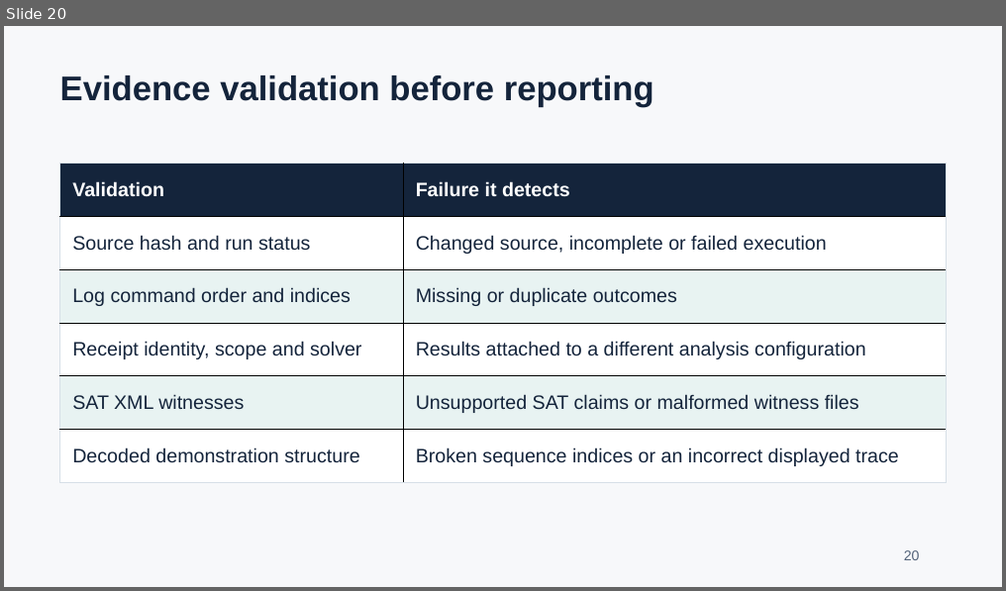
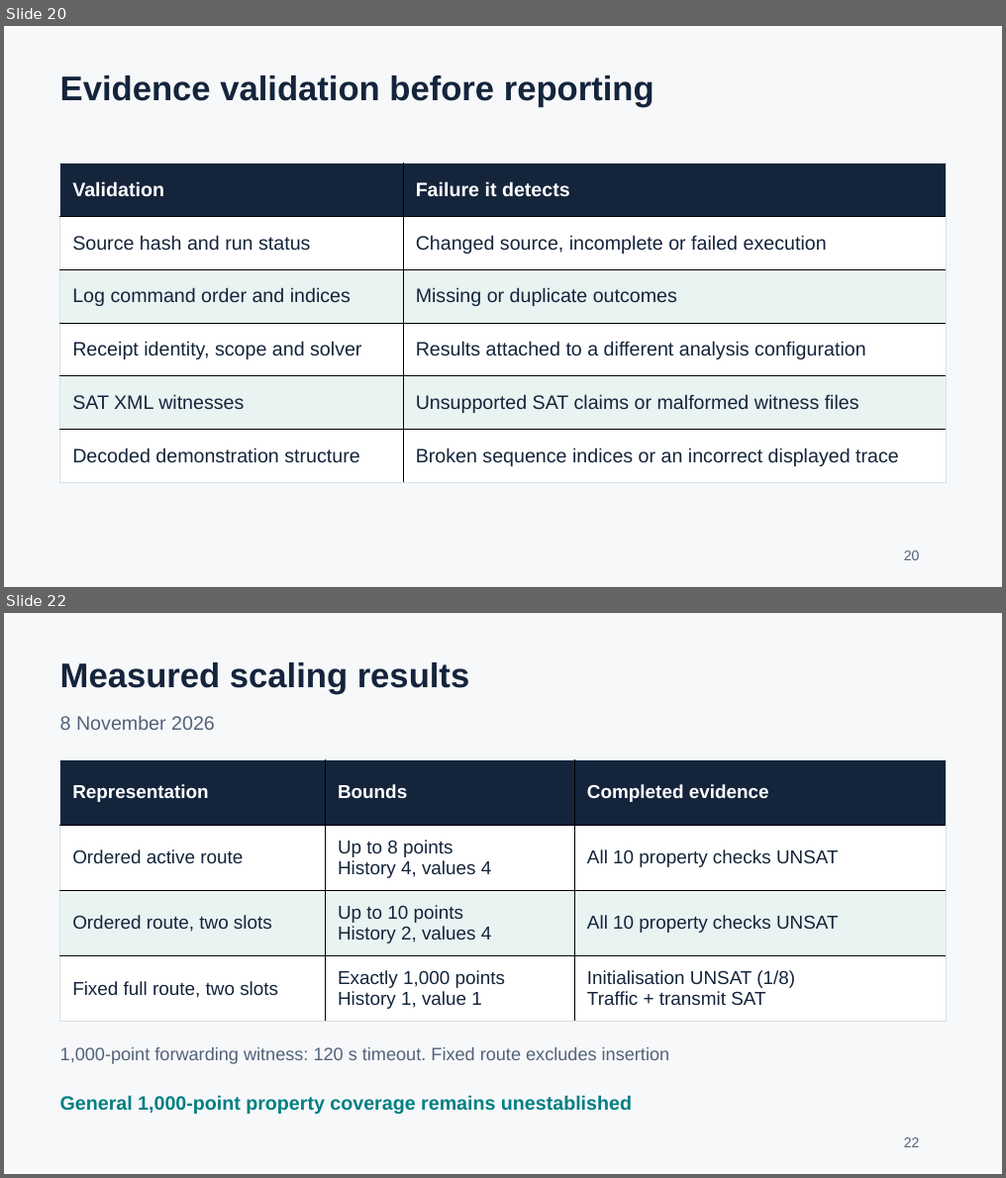
Before and after one commit to adity1234567/formal-methods-and-agent-research, a slide deck: output/presentation/telecommunications_pipeline.pptx. Shown one above the other, each under a label of ours: slide 20 before the commit, slides 20 and 22 after it; the slides between them are not shown. The pictures are 1006x591 and 1006x1178 pixels, drawn with LibreOffice and Linux fonts; fonts in the diff are those of the drawing. Boxes give left, top, right and bottom in pixels: in the first picture for what was removed or moved away, otherwise in the second. Text is boxed around its words. In the diff, an @@ line names an element or a change of style, - is before the commit and + after.

Commit message:
Update presentation with measured network scaling results

```diff
--- a/output/presentation/telecommunications_pipeline.pptx
+++ b/output/presentation/telecommunications_pipeline.pptx
@@ slide 22 added at (4,613,1002,1174), background #F7F8FA @@
@@ text added at (60,663,470,694), 33 pt, text #14243B, bold @@
+Measured scaling results
@@ text added at (60,716,215,730), 18.8 pt, text #526279 @@
+8 November 2026
@@ table added at (60,760,945,1022), 4 rows, 3 columns @@
+Representation | Bounds | Completed evidence
+Ordered active route | Up to 8 points / History 4, values 4 | All 10 property checks UNSAT
+Ordered route, two slots | Up to 10 points / History 2, values 4 | All 10 property checks UNSAT
+Fixed full route, two slots | Exactly 1,000 points / History 1, value 1 | Initialisation UNSAT (1/8) / Traffic + transmit SAT
@@ text added at (60,1048,670,1064), 17.2 pt, text #526279 @@
+1,000-point forwarding witness: 120 s timeout. Fixed route excludes insertion
@@ text added at (60,1095,632,1114), 18.8 pt, text #007F82, bold @@
+General 1,000-point property coverage remains unestablished
@@ text added at (904,1138,920,1148), 13.5 pt, text #526279 @@
+22
```
Also in this commit, not shown: 6 slides changed.
